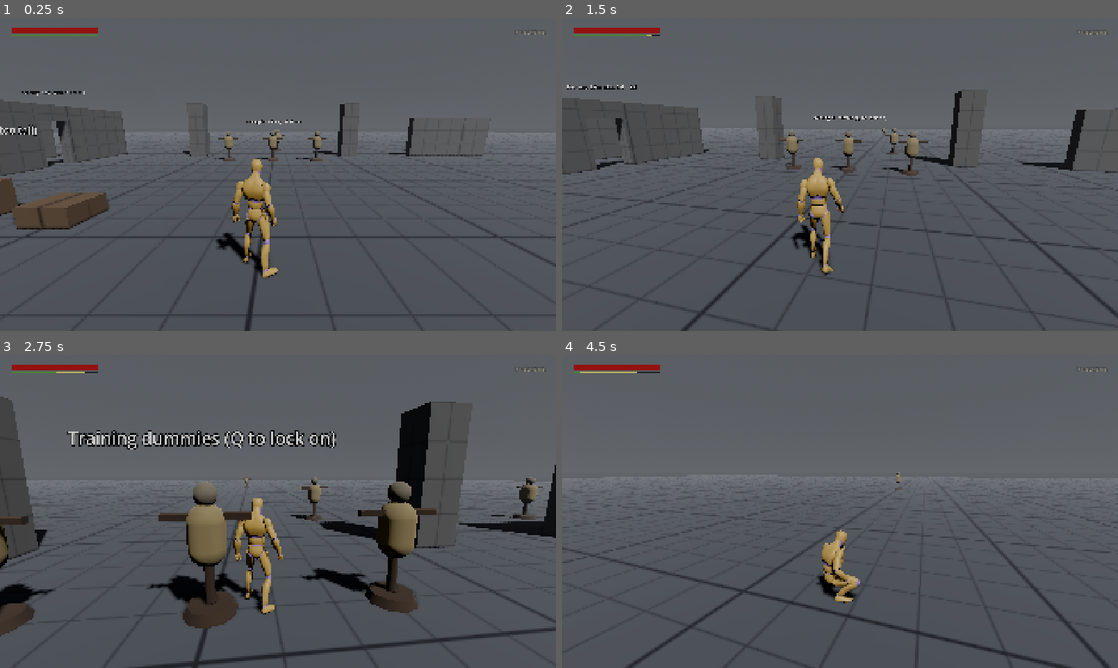
Above: before the commit, frames 1-4 (two rows, left to right).
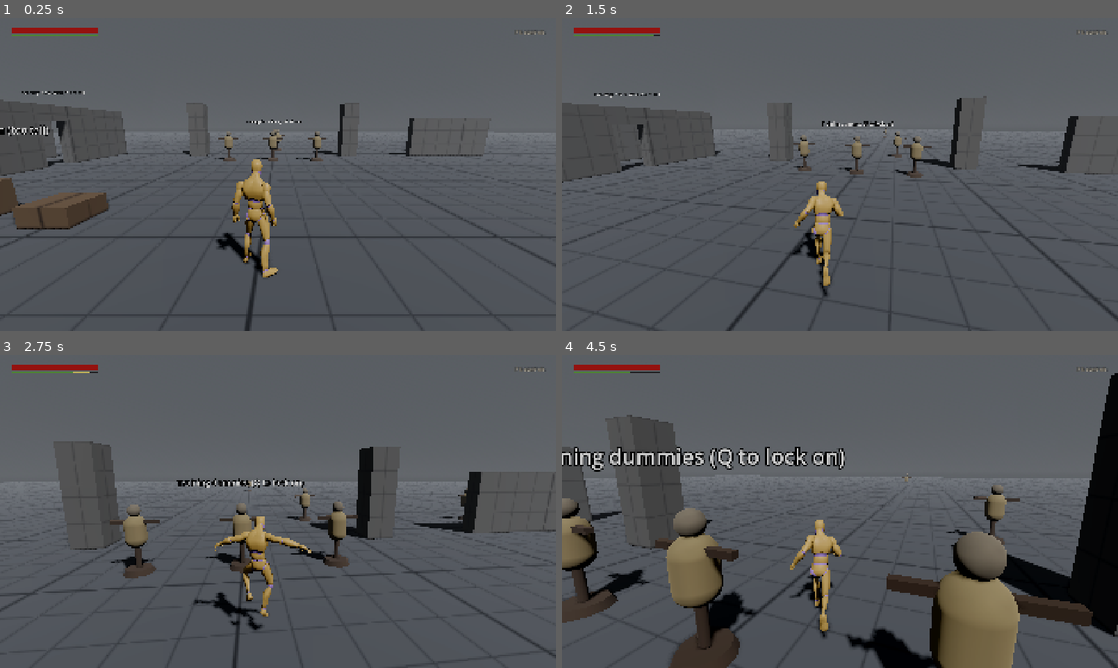
Above: after the commit, the same moments.

Repository: doctorspence/Kingdom
Game: Godot game, scene res://levels/sandbox/movement_test.tscn
The game is run twice, just before and just after one commit, with the same random seed, the same clock (stepped at 60 frames per second) and the same inputs.
Inputs (mouse positions are in pixels of both pictures, inside the frame that each line leads up to):
- Up to frame 1 (0.25 s): no input
- Up to frame 2 (1.5 s): tap Enter (chat) at 0.5 s; move the mouse to (867, 174) at 0.52 s; hold Shift (dodge_sprint, bound only after the commit) 0.53-1.28 s; hold W (move_forward) from 0.53 s (still down); click (867, 174) at 0.67 s; tap Space (jump, bound only after the commit) at 0.77, 1.07 s; tap Ctrl (walk) at 0.8, 1.35 s; move the mouse to (812, 174) at 1.27 s
- Up to frame 3 (2.75 s): keep holding W (move_forward); tap Space (jump, bound only after the commit) at 1.52, 1.55, 1.82 s; move the mouse to (289, 505) at 2.02 s; hold Space (jump, bound only after the commit) from 2.03 s (still down); tap F (jump, bound only before the commit) at 2.3 s
- Up to frame 4 (4.5 s): keep holding W (move_forward); move the mouse to (834, 517) at 2.77 s; release Space (jump, bound only after the commit) at 2.78 s; tap F (jump, bound only before the commit) at 2.85 s; click (834, 517) at 2.92 s; tap Space (jump, bound only after the commit) at 3.02, 3.32, 3.77, 4.07 s; tap Shift (dodge_sprint, bound only after the commit) at 3.05 s; move the mouse to (878, 514) at 3.52 s; hold Ctrl (walk) 3.53-4.28 s; right-click (878, 514) at 3.6 s; move the mouse to (795, 508) at 4.27 s; tap Enter (chat) at 4.35 s

The runs differ from the first frame. In frame 1, 0.2% of the frame differs, in the area x 0-9%, y 34-38%; in frame 2, 7.1%; in frame 3, 25%; in frame 4, 29%, in the area x 0-100%, y 5-100%.

Commit message:
Controls: Shift tap=roll/hold=sprint, Space=jump. Snappier turning, rolls keep momentum

Diff:
--- a/game/core/input_setup.gd
+++ b/game/core/input_setup.gd
@@ -20,11 +20,9 @@
 	_add("look_up", [_axis(JOY_AXIS_RIGHT_Y, -1.0)])
 	_add("look_down", [_axis(JOY_AXIS_RIGHT_Y, 1.0)])
 	_add("walk", [_key(KEY_CTRL)])  # gamepad: just tilt the stick gently
-	_add("sprint", [_key(KEY_SHIFT)])
-	_add("roll", [_key(KEY_SPACE)])
-	# Gamepad B: tap = roll, hold = sprint (handled in the player script)
-	_add("dodge_sprint", [_button(JOY_BUTTON_B)])
-	_add("jump", [_key(KEY_F), _button(JOY_BUTTON_A)])
+	# Shift / gamepad B: tap = roll, hold = sprint (handled in the player script)
+	_add("dodge_sprint", [_key(KEY_SHIFT), _button(JOY_BUTTON_B)])
+	_add("jump", [_key(KEY_SPACE), _button(JOY_BUTTON_A)])
 
 	# Targeting
 	_add("lock_on", [_key(KEY_Q), _button(JOY_BUTTON_RIGHT_STICK)])
--- a/game/player/player.gd
+++ b/game/player/player.gd
@@ -122,9 +122,7 @@
 # --- Input --------------------------------------------------------------------
 
 func _unhandled_input(event: InputEvent) -> void:
-	if event.is_action_pressed("roll"):
-		_buffer(&"roll")
-	elif event.is_action_pressed("jump"):
+	if event.is_action_pressed("jump"):
 		_buffer(&"jump")
 	elif event.is_action_pressed("lock_on"):
 		if state != State.DEAD and not targeting.toggle():
@@ -149,7 +147,7 @@
 	return false
 
 
-## Gamepad B: tap to roll (on release), hold to sprint.
+## Shift / gamepad B: tap to roll (on release), hold to sprint.
 func _read_dodge_button(delta: float) -> void:
 	if Input.is_action_just_pressed("dodge_sprint"):
 		_dodge_held = 0.0
@@ -173,7 +171,7 @@
 
 
 func _wants_sprint() -> bool:
-	return Input.is_action_pressed("sprint") or _dodge_held >= tuning.dodge_hold_time
+	return _dodge_held >= tuning.dodge_hold_time
 
 
 # --- Main loop ----------------------------------------------------------------
@@ -255,8 +253,21 @@
 		elif amount > 0.0:
 			model.turn_toward(dir, deg_to_rad(tuning.turn_speed) * delta)
 
-	var rate := tuning.acceleration if target_velocity.length() >= horizontal.length() else tuning.deceleration
-	horizontal = horizontal.move_toward(target_velocity, rate * delta)
+	if amount > 0.0 and not is_sprinting and horizontal.length() > 0.1:
+		# Swing the current movement toward the new direction, keeping speed.
+		var cur_speed := horizontal.length()
+		var cur_dir := horizontal / cur_speed
+		var want_dir := target_velocity.normalized()
+		var max_turn := deg_to_rad(tuning.direction_change_speed) * delta
+		var angle := cur_dir.signed_angle_to(want_dir, Vector3.UP)
+		if absf(angle) > PI - 0.05:
+			angle = PI  # straight reversal: pick a side
+		cur_dir = cur_dir.rotated(Vector3.UP, clampf(angle, -max_turn, max_turn))
+		var rate := tuning.acceleration if cur_speed < speed else tuning.deceleration
+		horizontal = cur_dir * move_toward(cur_speed, speed, rate * delta)
+	else:
+		var rate := tuning.acceleration if target_velocity.length() >= horizontal.length() else tuning.deceleration
+		horizontal = horizontal.move_toward(target_velocity, rate * delta)
 	velocity.x = horizontal.x
 	velocity.z = horizontal.z
 	if not is_on_floor():
@@ -291,17 +302,19 @@
 
 func _state_roll(delta: float) -> void:
 	var u := _state_time / _roll_duration
+	# Fast at the start, easing down to running speed at the end (so you come out
+	# of the roll still moving). Covers exactly the roll distance.
+	var average := _roll_distance / _roll_duration
+	var end_speed := minf(tuning.run_speed, average)
+	var start_speed := end_speed + 1.5 * (average - end_speed)
 	if u >= 1.0:
-		# Come out of the roll at a jog, not a dead stop.
-		var exit_speed := minf(Vector3(velocity.x, 0.0, velocity.z).length(), tuning.run_speed * 0.5)
-		velocity.x = _roll_dir.x * exit_speed
-		velocity.z = _roll_dir.z * exit_speed
+		# Hand the momentum straight back to normal movement.
+		velocity.x = _roll_dir.x * end_speed
+		velocity.z = _roll_dir.z * end_speed
 		_set_state(State.MOVE)
 		_state_move(delta)
 		return
-	# Fast at the start, slowing toward the end; covers exactly the roll distance.
-	var peak := 1.5 * _roll_distance / _roll_duration
-	var speed := peak * (1.0 - u * u)
+	var speed := end_speed + (start_speed - end_speed) * (1.0 - u * u)
 	velocity.x = _roll_dir.x * speed
 	velocity.z = _roll_dir.z * speed
 	if is_on_floor():
--- a/game/player/player_tuning.gd
+++ b/game/player/player_tuning.gd
@@ -21,13 +21,16 @@
 
 @export_group("Weight and turning")
 ## How fast you reach your target speed (m/s per second).
-@export var acceleration := 16.0
+@export var acceleration := 30.0
 ## How fast you stop when you let go (m/s per second).
-@export var deceleration := 20.0
+@export var deceleration := 35.0
 ## How fast your body turns while walking/running (degrees per second).
-@export var turn_speed := 720.0
+@export var turn_speed := 1080.0
+## How fast your movement swings to a new direction while walking/running (degrees per second).
+## You keep your speed through the turn instead of slowing to a stop.
+@export var direction_change_speed := 1080.0
 ## How fast you turn while sprinting. Low = wide, heavy turns.
-@export var sprint_turn_speed := 240.0
+@export var sprint_turn_speed := 400.0
 ## How much you can steer in the air (0 = none, 1 = full).
 @export_range(0.0, 1.0) var air_control := 0.2
 @export var gravity := 22.0
--- a/game/ui/hud.gd
+++ b/game/ui/hud.gd
@@ -7,9 +7,9 @@
 Move: WASD / left stick (tilt gently to walk)
 Walk: hold Ctrl
 Look: mouse / right stick
+Roll: tap Shift / tap B
 Sprint: hold Shift / hold B
-Roll: Space / tap B
-Jump: F / A
+Jump: Space / A
 Lock on: Q / click right stick
 Switch target: mouse wheel / flick right stick
 Free the mouse: Esc (click to grab it again)
--- a/levels/sandbox/movement_test.tscn
+++ b/levels/sandbox/movement_test.tscn
@@ -187,7 +187,7 @@
 position = Vector3(-7.5, 2.2, 4)
 billboard = 1
 pixel_size = 0.005
-text = "Jump (F): 0.5 m / 0.9 m / 1.4 m (too tall)"
+text = "Jump (Space): 0.5 m / 0.9 m / 1.4 m (too tall)"
 font_size = 48
 outline_size = 12
 
--- a/tests/movement_check.gd
+++ b/tests/movement_check.gd
@@ -30,23 +30,42 @@
 	await _seconds(1.5)
 	_check("run speed", _speed(), t.run_speed, 0.15)
 	# Sprinting speed and stamina drain
-	Input.action_press("sprint")
+	Input.action_press("dodge_sprint")
 	await _seconds(1.5)
 	_check("sprint speed", _speed(), t.sprint_speed, 0.2)
 	_check_true("sprint drains stamina", player.stamina < t.max_stamina - 10.0)
-	Input.action_release("sprint")
+	Input.action_release("dodge_sprint")
 	Input.action_release("move_forward")
 	await _seconds(1.2)
 	_check("stops when you let go", _speed(), 0.0, 0.05)
 	await _seconds(2.5)
 	_check("stamina refills", player.stamina, t.max_stamina, 0.5)
 
+	# Quick direction changes: full reversal back to running speed
+	Input.action_press("move_forward")
+	await _seconds(1.0)
+	Input.action_release("move_forward")
+	Input.action_press("move_back")
+	var reverse_time := 0.0
+	while reverse_time < 2.0:
+		await physics_frame
+		reverse_time += 1.0 / Engine.physics_ticks_per_second
+		if player.velocity.z > t.run_speed * 0.9:
+			break
+	_check("seconds to reverse direction at full run", reverse_time, 0.15, 0.15)
+	# Roll while running: come out still running
+	await _tap("dodge_sprint")
+	await _seconds(t.roll_duration[0] + 0.05)
+	_check("speed right after a roll (holding a direction)", _speed(), t.run_speed, 0.3)
+	Input.action_release("move_back")
+	await _seconds(2.5)
+
 	# Rolls at each equip load
 	for case in [[0.2, 0], [0.5, 1], [0.9, 2]]:
 		player.equip_load = case[0]
 		await _seconds(0.8)
 		var start := player.global_position
-		await _tap("roll")
+		await _tap("dodge_sprint")
 		await _frames(2)
 		_check_true("invincible during roll (load %.1f)" % case[0], player.is_invulnerable())
 		await _seconds(t.roll_duration[case[1]] + 0.05)
@@ -56,7 +75,7 @@
 		await _seconds(1.5)
 	player.equip_load = 1.2
 	var before := player.global_position
-	await _tap("roll")
+	await _tap("dodge_sprint")
 	await _seconds(0.6)
 	_check("no roll when overloaded", _flat(player.global_position - before).length(), 0.0, 0.05)
 	player.equip_load = 0.2
Not shown, added: tests/movement_check.gd.uid
Not shown, changed: DESIGN.md
